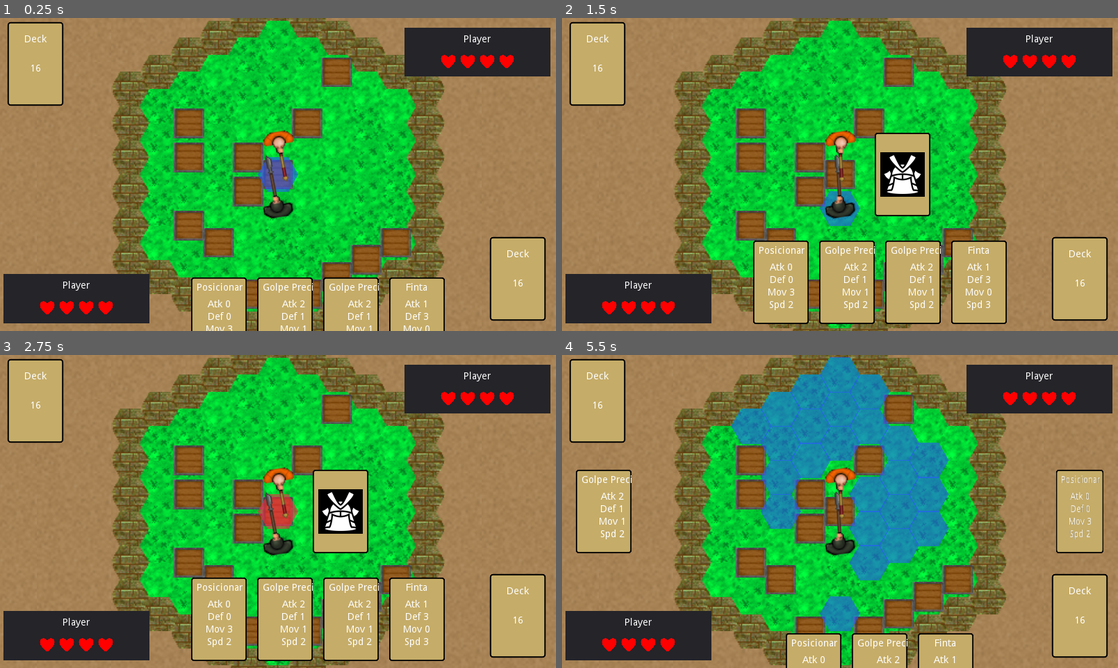
Above: before the commit, frames 1-4 (two rows, left to right).
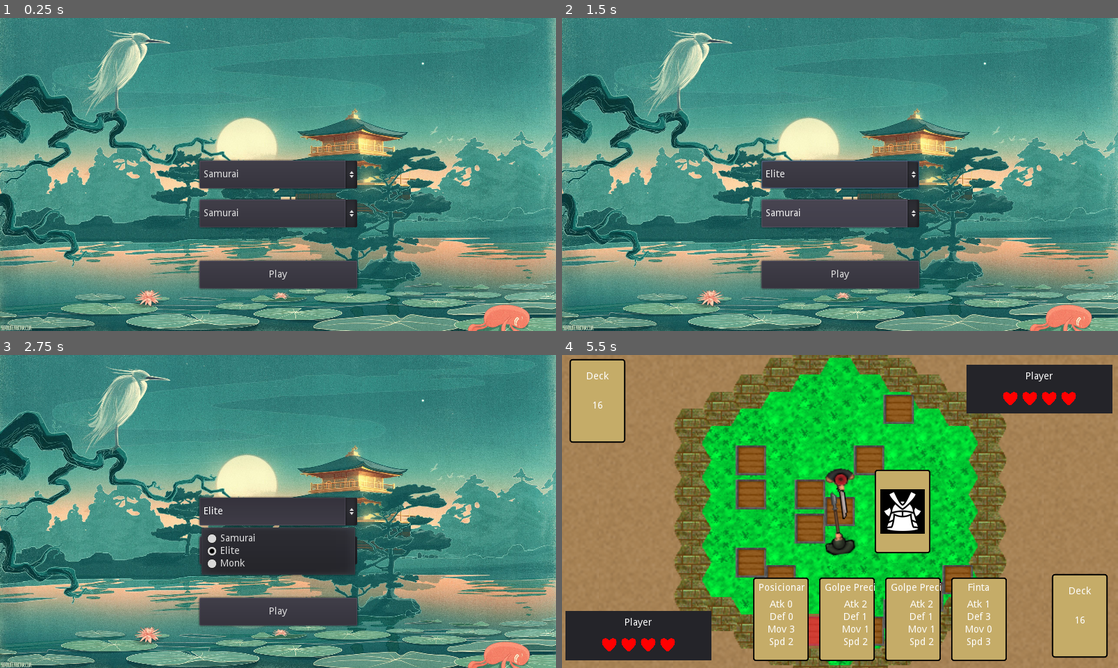
Above: after the commit, the same moments.

Repository: AndreMicheletti/samurai-hex-game
Game: Godot game, scene res://scenes/TitleScreen.tscn
Same seed, same stepped clock (60 frames per second), same inputs: the game is played once before the commit and once after it. Before the commit the project starts from res://scenes/Game.tscn.
Inputs (mouse positions are in pixels of both pictures, inside the frame that each line leads up to):
- Up to frame 1 (0.25 s): no input
- Up to frame 2 (1.5 s): click (840, 174) at 0.5 s, where only the run after the commit has a clickable "Samurai"; click (840, 212) at 1.25 s, where only the run after the commit has a clickable "Samurai"
- Up to frame 3 (2.75 s): click (278, 511) at 2 s, where only the run after the commit has a clickable "Elite"
- Up to frame 4 (5.5 s): click (840, 611) at 2.75 s, where only the run after the commit has a clickable "Play"; click (840, 611) at 3.5 s, where only the run after the commit has a clickable "Play"; move the mouse to (812, 617) at 4.27 s; click (812, 617) at 4.42 s; move the mouse to (1079, 614) at 5.02 s; click (1079, 614) at 5.17 s

The runs differ from the first frame. In frame 1, 100% of the frame differs, in the area x 0-100%, y 0-100%; in frame 2, 99%; in frame 3, 99%; in frame 4, 30%.

Commit message:
added globals, title screen and stuff

Diff:
--- /dev/null
+++ b/graphics/character/spriteframes.tres
@@ -0,0 +1,82 @@
+[gd_resource type="SpriteFrames" load_steps=17 format=2]
+
+[ext_resource path="res://graphics/character/samurai_block.png" type="Texture" id=1]
+[ext_resource path="res://graphics/character/samurai_attack_1.png" type="Texture" id=2]
+
+[sub_resource type="AtlasTexture" id=1]
+flags = 4
+atlas = ExtResource( 1 )
+region = Rect2( 0, 0, 116, 137 )
+
+[sub_resource type="AtlasTexture" id=2]
+flags = 4
+atlas = ExtResource( 1 )
+region = Rect2( 116, 0, 116, 137 )
+
+[sub_resource type="AtlasTexture" id=3]
+flags = 4
+atlas = ExtResource( 1 )
+region = Rect2( 232, 0, 116, 137 )
+
+[sub_resource type="AtlasTexture" id=4]
+flags = 4
+atlas = ExtResource( 1 )
+region = Rect2( 348, 0, 116, 137 )
+
+[sub_resource type="AtlasTexture" id=5]
+flags = 4
+atlas = ExtResource( 2 )
+region = Rect2( 0, 0, 190, 155 )
+
+[sub_resource type="AtlasTexture" id=6]
+flags = 4
+atlas = ExtResource( 2 )
+region = Rect2( 190, 0, 190, 155 )
+
+[sub_resource type="AtlasTexture" id=7]
+flags = 4
+atlas = ExtResource( 2 )
+region = Rect2( 380, 0, 190, 155 )
+
+[sub_resource type="AtlasTexture" id=8]
+flags = 4
+atlas = ExtResource( 2 )
+region = Rect2( 570, 0, 190, 155 )
+
+[sub_resource type="AtlasTexture" id=9]
+flags = 4
+atlas = ExtResource( 2 )
+region = Rect2( 760, 0, 190, 155 )
+
+[sub_resource type="AtlasTexture" id=10]
+flags = 4
+atlas = ExtResource( 2 )
+region = Rect2( 0, 155, 190, 155 )
+
+[sub_resource type="AtlasTexture" id=11]
+flags = 4
+atlas = ExtResource( 2 )
+region = Rect2( 190, 155, 190, 155 )
+
+[sub_resource type="AtlasTexture" id=12]
+flags = 4
+atlas = ExtResource( 2 )
+region = Rect2( 380, 155, 190, 155 )
+
+[sub_resource type="AtlasTexture" id=13]
+flags = 4
+atlas = ExtResource( 2 )
+region = Rect2( 570, 155, 190, 155 )
+
+[sub_resource type="AtlasTexture" id=14]
+flags = 4
+atlas = ExtResource( 2 )
+region = Rect2( 760, 155, 190, 155 )
+
+[resource]
+animations = [ {
+"frames": [ SubResource( 1 ), SubResource( 2 ), SubResource( 3 ), SubResource( 4 ), SubResource( 5 ), SubResource( 6 ), SubResource( 7 ), SubResource( 8 ), SubResource( 9 ), SubResource( 10 ), SubResource( 11 ), SubResource( 12 ), SubResource( 13 ), SubResource( 14 ) ],
+"loop": true,
+"name": "default",
+"speed": 5.0
+} ]
--- a/project.godot
+++ b/project.godot
@@ -45,8 +45,12 @@
 [application]
 
 config/name="Samurai Hex"
-run/main_scene="res://scenes/Game.tscn"
+run/main_scene="res://scenes/TitleScreen.tscn"
 config/icon="res://graphics/characters/monk.png"
+
+[autoload]
+
+global="*res://scripts/global.gd"
 
 [display]
 
--- /dev/null
+++ b/scenes/TitleScreen.tscn
@@ -0,0 +1,62 @@
+[gd_scene load_steps=3 format=2]
+
+[ext_resource path="res://graphics/gui/title_screen.jpg" type="Texture" id=1]
+[ext_resource path="res://scripts/TitleScreen.gd" type="Script" id=2]
+
+[node name="TitleScreen" type="Control"]
+anchor_right = 1.0
+anchor_bottom = 1.0
+script = ExtResource( 2 )
+__meta__ = {
+"_edit_use_anchors_": false
+}
+
+[node name="background" type="TextureRect" parent="."]
+anchor_right = 1.0
+anchor_bottom = 1.0
+texture = ExtResource( 1 )
+expand = true
+stretch_mode = 7
+__meta__ = {
+"_edit_use_anchors_": false
+}
+
+[node name="PlayerClass" type="OptionButton" parent="."]
+anchor_left = 0.5
+anchor_top = 0.5
+anchor_right = 0.5
+anchor_bottom = 0.5
+margin_left = -113.5
+margin_top = -20.0
+margin_right = 113.5
+margin_bottom = 20.0
+text = "Player Class"
+__meta__ = {
+"_edit_use_anchors_": false
+}
+
+[node name="EnemyClass" type="OptionButton" parent="."]
+anchor_left = 0.5
+anchor_top = 0.5
+anchor_right = 0.5
+anchor_bottom = 0.5
+margin_left = -113.5
+margin_top = 36.0
+margin_right = 113.5
+margin_bottom = 76.0
+text = "Enemy Class"
+__meta__ = {
+"_edit_use_anchors_": false
+}
+
+[node name="PlayButton" type="Button" parent="."]
+anchor_left = 0.5
+anchor_top = 0.5
+anchor_right = 0.5
+anchor_bottom = 0.5
+margin_left = -113.5
+margin_top = 124.0
+margin_right = 113.5
+margin_bottom = 164.0
+text = "Play"
+[connection signal="pressed" from="PlayButton" to="." method="_on_PlayButton_pressed"]
--- a/scripts/Game.gd
+++ b/scripts/Game.gd
@@ -28,6 +28,8 @@
 func create_players():
 	player = player_scene.instance()
 	enemy = enemy_scene.instance()
+	player.characterClass = global.selectedPlayerClass
+	enemy.characterClass = global.selectedEnemyClass
 	player.connect("card_selected", self, "on_player_selected_card")
 	player.connect("character_defeated", self, "win_game")
 	enemy.connect("character_defeated", self, "lose_game")
--- /dev/null
+++ b/scripts/TitleScreen.gd
@@ -0,0 +1,20 @@
+extends Control
+
+# Called when the node enters the scene tree for the first time.
+func _ready():
+	init_class_options()
+
+func init_class_options():
+	var classes = ["Samurai", "Elite", "Monk"]
+
+	for cls in classes:
+		$PlayerClass.add_item(cls)
+		$EnemyClass.add_item(cls)
+
+
+func _on_PlayButton_pressed():
+	# On play button pressed
+	var game_scene = load("res://scenes/Game.tscn")
+	global.set_player_class($PlayerClass.selected)
+	global.set_enemy_class($EnemyClass.selected)
+	get_tree().change_scene_to(game_scene)
--- /dev/null
+++ b/scripts/global.gd
@@ -0,0 +1,16 @@
+extends Node
+
+var classes = [
+	preload("res://resources/classes/samurai.tres"),
+	preload("res://resources/classes/elite.tres"),
+	preload("res://resources/classes/monk.tres"),
+]
+
+var selectedPlayerClass = classes[0]
+var selectedEnemyClass = classes[0]
+
+func set_player_class(idx):
+	selectedPlayerClass = classes[idx]
+
+func set_enemy_class(idx):
+	selectedEnemyClass = classes[idx]
Binary file added: graphics/character/samurai_attack_1.png
Not shown, added: graphics/character/samurai_attack_1.png.import
Binary file added: graphics/character/samurai_block.png
Not shown, added: graphics/character/samurai_block.png.import
Binary file added: graphics/character/samurai_hit.png
Not shown, added: graphics/character/samurai_hit.png.import
Binary file added: graphics/gui/title_screen.jpg
Not shown, added: graphics/gui/title_screen.jpg.import
Binary file added: graphics/tiles/grass_hex.png
Not shown, added: graphics/tiles/grass_hex.png.import
